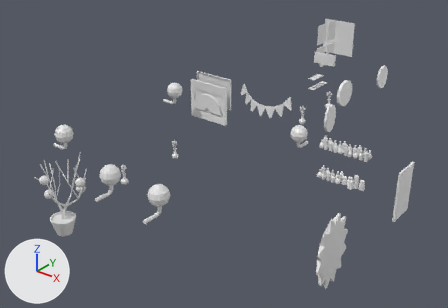
A saved change to the FBX model ShowUsWutYouAreMadeOf/Assets/Models/Environment/room decor.fbx.
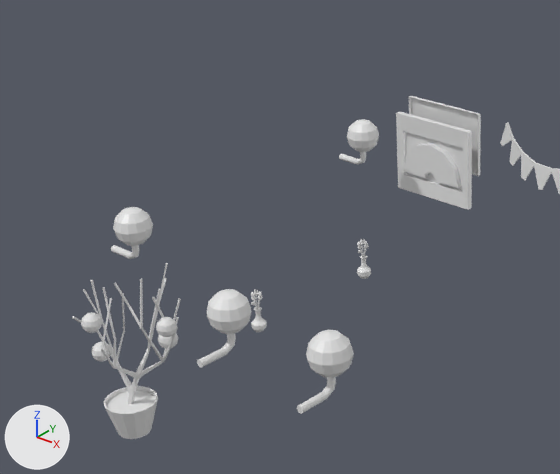
Old and new are each drawn whole from a camera (50 mm lens) standing at (14.38, -17.64, 13.52) and looking at (-1.32, 1.99, 1.36) and again close up on the part from 0% to 60% of the width and 8% to 82% of the height. The lights are fixed; the arrows at lower left show +X, +Y and +Z. Where no turn or scale is listed for an object, it has been applied to the vertices. Vertices at the same position are counted once.

The scene before the commit, as lines of its bpy script (objects in view):
```python
me_cube_093 = bpy.data.meshes.new('Cube.093')
me_cube_093.from_pydata(...)  # 114 vertices, 109 faces; spans x -1.01..1.07, y -0.08..0.08, z -0.75..1.06
me_cube_093.materials.append(mat_darkened_color_palette)  # white #e7e7e7
me_cylinder_010 = bpy.data.meshes.new('Cylinder.010')
me_cylinder_010.from_pydata(...)  # 155 vertices, 141 faces; spans x -0.616..0.449, y -0.352..0.36, z -0.454..0.635
me_cylinder_010.materials.append(mat_darkened_color_palette)  # white #e7e7e7
me_cylinder_011 = bpy.data.meshes.new('Cylinder.011')
me_cylinder_011.from_pydata(...)  # 155 vertices, 141 faces; spans x -0.616..0.449, y -0.352..0.36, z -0.454..0.635
me_cylinder_011.materials.append(mat_darkened_color_palette)  # white #e7e7e7
me_cylinder_053 = bpy.data.meshes.new('Cylinder.053')
me_cylinder_053.from_pydata(...)  # 155 vertices, 141 faces; spans x -0.36..0.352, y -0.616..0.449, z -0.454..0.635
me_cylinder_053.materials.append(mat_darkened_color_palette)  # white #e7e7e7
me_cylinder_057 = bpy.data.meshes.new('Cylinder.057')
me_cylinder_057.from_pydata(...)  # 1090 vertices, 1048 faces; spans x -2.04..-1.7, y -5.57..-2.1, z -1.05..-0.13
me_cylinder_057.materials.append(mat_darkened_color_palette)  # white #e7e7e7
ob_deco_rainbow_003 = bpy.data.objects.new('deco_rainbow.003', me_cube_093)
ob_deco_rainbow_003.location = (-3.14, 3.08, 2.92)
ob_flower_vase_004 = bpy.data.objects.new('flower_vase.004', me_cylinder_057)
ob_flower_vase_004.location = (-1.53, 3.25, 1.94)
ob_lamp2_001 = bpy.data.objects.new('lamp2.001', me_cylinder_010)
ob_lamp2_001.location = (-4.36, -4.26, 3.42)
ob_lamp2_004 = bpy.data.objects.new('lamp2.004', me_cylinder_011)
ob_lamp2_004.location = (-4.36, 2.05, 3.42)
ob_lamp_003 = bpy.data.objects.new('lamp.003', me_cylinder_053)
ob_lamp_003.location = (2.07, -5.63, 3.51)
# also in view: 'deco_poster.001' at (-3.08, 3.42, 3.58); 'deco_flag.003' at (0.03, 3.1, 3.78); 'branch pot.003' at (-3.72, -5.19, 0.22); 'branch_balls.003' at (-3.34, -5.24, 2.02); 'lamp2.003' at (-0.2, -5.72, 3.58)
```
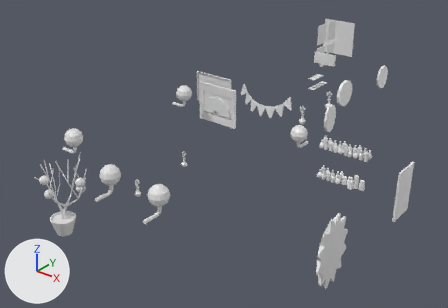
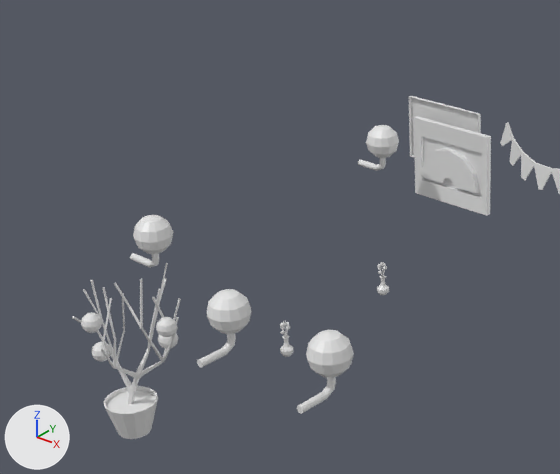
Boxes [x1, y1, x2, y2] around the edits, measured in the close-ups (560 x 474 px; the box of a moved part takes in the faces that stretch with it):
'deco_rainbow.003', moved: before [396, 112, 472, 210]; after [414, 116, 491, 216]
'lamp2.001', moved: before [111, 207, 153, 259]; after [130, 215, 174, 267]
'lamp2.004', moved: before [339, 119, 379, 165]; after [358, 125, 399, 171]
'flower_vase.004', reshaped, moved, rescaled (9% narrower): before [251, 239, 371, 332]; after [280, 262, 389, 357]
part 1 of me_cylinder_057, moved or reshaped: before [357, 255, 371, 279]; after [377, 276, 389, 295]
part 2 of me_cylinder_057, moved or reshaped: before [363, 243, 369, 257]; after [382, 266, 387, 277]
part 3 of me_cylinder_057, moved or reshaped: before [360, 239, 365, 255]; after [380, 262, 384, 276]
part 4 of me_cylinder_057, moved or reshaped: before [251, 307, 267, 332]; after [280, 335, 293, 357]
part 5 of me_cylinder_057, moved or reshaped: before [257, 295, 263, 310]; after [286, 325, 290, 337]
part 6 of me_cylinder_057, moved or reshaped: before [254, 290, 259, 308]; after [282, 320, 287, 337]

Patch to the scene script:
```diff
--- a/ShowUsWutYouAreMadeOf/Assets/Models/Environment/room decor.fbx.py
+++ b/ShowUsWutYouAreMadeOf/Assets/Models/Environment/room decor.fbx.py
@@ me_cylinder_057 @@
 me_cylinder_057.from_pydata(...)  # 1090 vertices, 1048 faces; spans x -2.04..-1.7, y -5.57..-2.1, z -1.05..-0.13
 # used by ob_flower_vase_004; location = (-1.53, 3.25, 1.94)
+# me_cylinder_057 part 1: the loose piece of 98 vertices spanning x -2.01..-1.7, y -2.42..-2.1, z -1.05..-0.56 is moved by (1.51, 4.14, 0.59)
+# me_cylinder_057 part 2: the loose piece of 91 vertices spanning x -1.87..-1.7, y -2.32..-2.21, z -0.61..-0.2 is moved by (1.51, 4.14, 0.59)
+# me_cylinder_057 part 3: the loose piece of 107 vertices spanning x -1.91..-1.8, y -2.32..-2.21, z -0.62..-0.13 is moved by (1.51, 4.14, 0.59)
+# me_cylinder_057 part 4: the loose piece of 98 vertices spanning x -2.01..-1.7, y -5.56..-5.25, z -1.05..-0.56 is moved by (1.87, 3.47, 0.59)
+# me_cylinder_057 part 5: the loose piece of 91 vertices spanning x -1.87..-1.7, y -5.47..-5.36, z -0.61..-0.2 is moved by (1.87, 3.47, 0.59)
+# me_cylinder_057 part 6: the loose piece of 107 vertices spanning x -1.91..-1.8, y -5.47..-5.36, z -0.62..-0.13 is moved by (1.87, 3.47, 0.59)
 me_cylinder_057.materials.append(mat_darkened_color_palette)
@@ ob_lamp2_001 @@
 ob_lamp2_001 = bpy.data.objects.new('lamp2.001', me_cylinder_010)
-ob_lamp2_001.location = (-4.36, -4.26, 3.42)
+ob_lamp2_001.location = (-3.78, -4.26, 3.42)
@@ ob_deco_rainbow_003 @@
 ob_deco_rainbow_003 = bpy.data.objects.new('deco_rainbow.003', me_cube_093)
-ob_deco_rainbow_003.location = (-3.14, 3.08, 2.92)
+ob_deco_rainbow_003.location = (-2.62, 3.08, 2.92)
@@ ob_lamp2_004 @@
 ob_lamp2_004 = bpy.data.objects.new('lamp2.004', me_cylinder_011)
-ob_lamp2_004.location = (-4.36, 2.05, 3.42)
+ob_lamp2_004.location = (-3.78, 2.05, 3.42)
@@ ob_flower_vase_004 @@
 ob_flower_vase_004 = bpy.data.objects.new('flower_vase.004', me_cylinder_057)
-ob_flower_vase_004.location = (-1.53, 3.25, 1.94)
+ob_flower_vase_004.location = (-2.55, -0.59, 1.03)
+ob_flower_vase_004.scale = (0.844, 0.844, 0.844)
```
